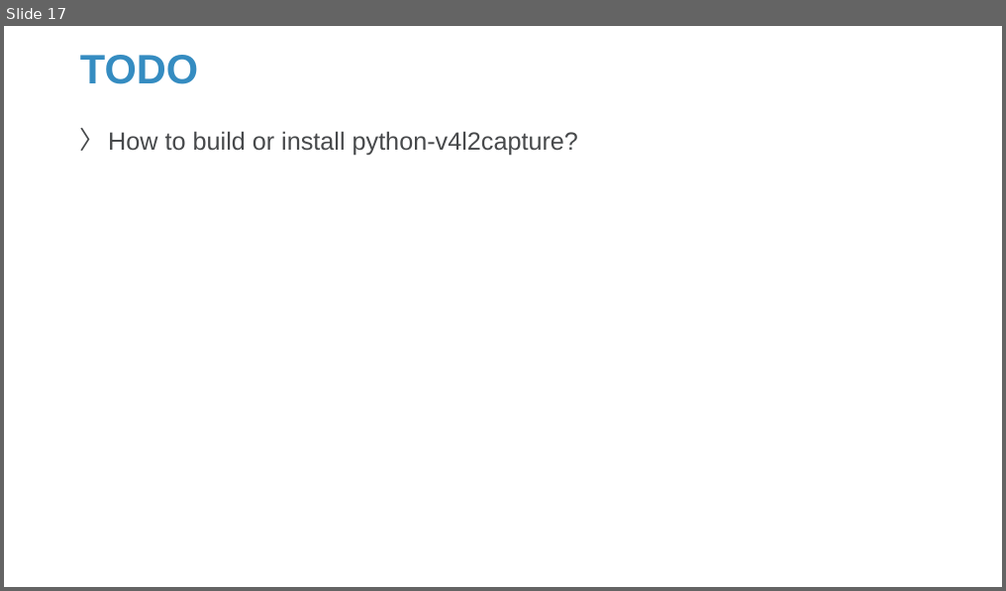
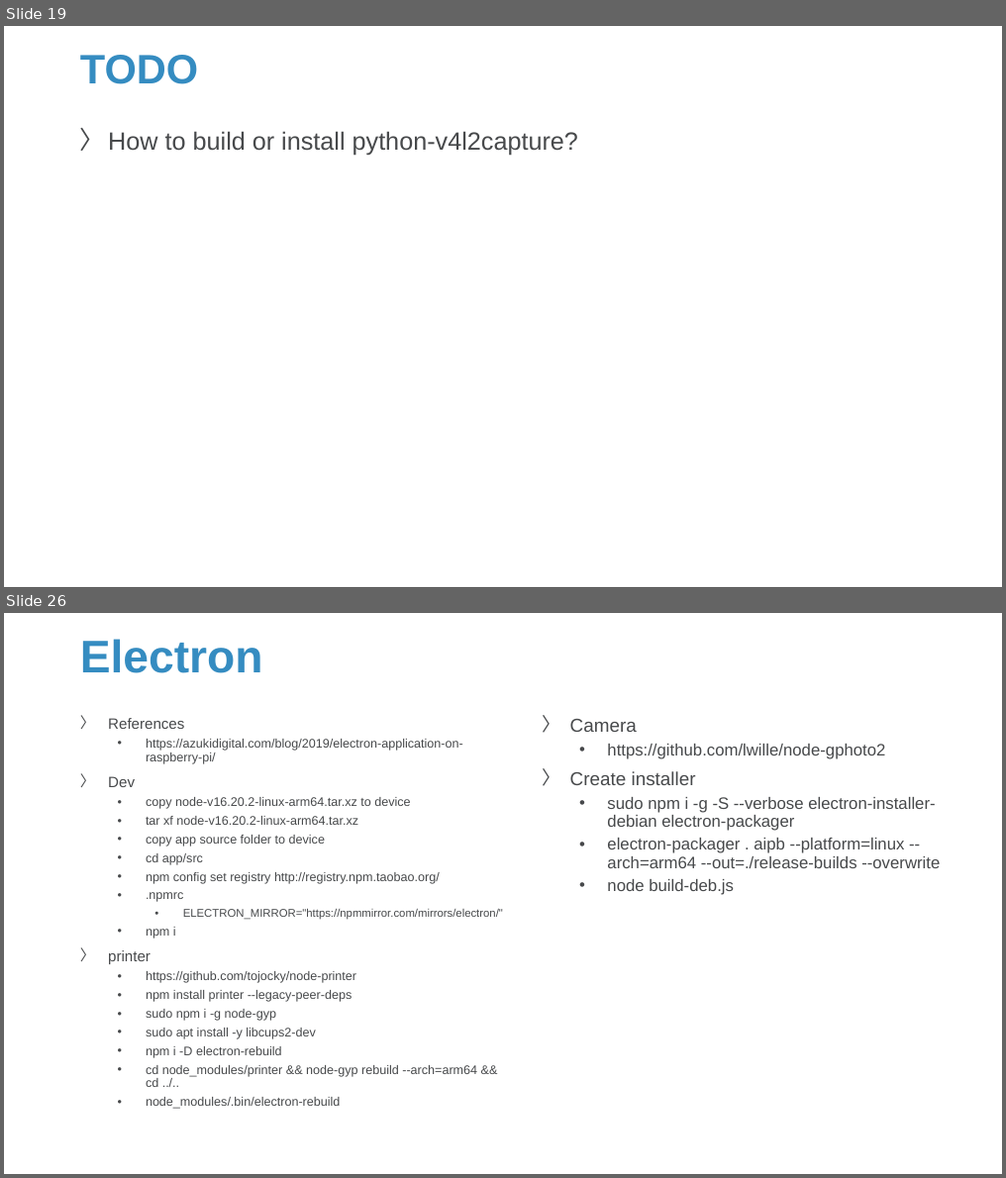
Before and after one commit to Sparks-Lu/TechNotes, a slide deck: Hardware/RaspberrySetup.pptx. Shown one above the other, each under a label of ours: slide 17 before the commit, slides 19 and 26 after it; the slides between them are not shown. The pictures are 1006x591 and 1006x1178 pixels, drawn with LibreOffice and Linux fonts; fonts in the diff are those of the drawing; background and template pictures are left out. Boxes give left, top, right and bottom in pixels: in the first picture for what was removed or moved away, otherwise in the second. Text is boxed around its words. In the diff, an @@ line names an element or a change of style, - is before the commit and + after.

```diff
--- a/Hardware/RaspberrySetup.pptx
+++ b/Hardware/RaspberrySetup.pptx
@@ slide 26 added at (x1=4, y1=613, x2=1002, y2=1174), background picture (left out) @@
@@ title added at (x1=80, y1=639, x2=263, y2=673), 44 pt, text #358CC1, bold @@
+Electron
@@ text added at (x1=108, y1=718, x2=503, y2=1109), 12 pt, text #47494B @@
+〉 References
+  • https://azukidigital.com/blog/2019/electron-application-on-raspberry-pi/
+〉 Dev
+  • copy node-v16.20.2-linux-arm64.tar.xz to device
+  • tar xf node-v16.20.2-linux-arm64.tar.xz
+  • copy app source folder to device
+  • cd app/src
+  • npm config set registry http://registry.npm.taobao.org/
+  • .npmrc
+    • ELECTRON_MIRROR="https://npmmirror.com/mirrors/electron/"
+  • npm i
+〉 printer
+  • https://github.com/tojocky/node-printer
+  • npm install printer --legacy-peer-deps
+  • sudo npm i -g node-gyp
+  • sudo apt install -y libcups2-dev
+  • npm i -D electron-rebuild
+  • cd node_modules/printer && node-gyp rebuild --arch=arm64 && cd ../..
+  • node_modules/.bin/electron-rebuild
@@ text added at (x1=570, y1=719, x2=940, y2=895), 16 pt, text #47494B @@
+〉 Camera
+  • https://github.com/lwille/node-gphoto2
+〉 Create installer
+  • sudo npm i -g -S --verbose electron-installer-debian electron-packager
+  • electron-packager . aipb --platform=linux --arch=arm64 --out=./release-builds --overwrite
+  • node build-deb.js
@@ what was slide 17 is now slide 19 @@
```
Also in this commit, not shown: 2 slides changed, 20 other slides added, 22 other files.
